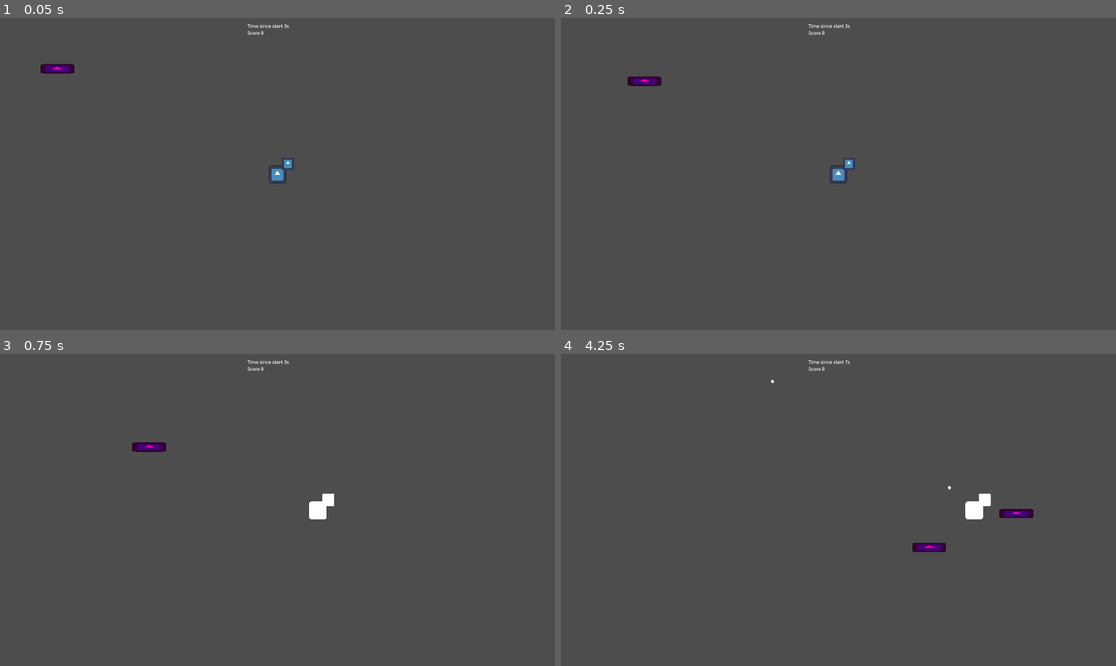
Above: before the commit, frames 1-4 (two rows, left to right).
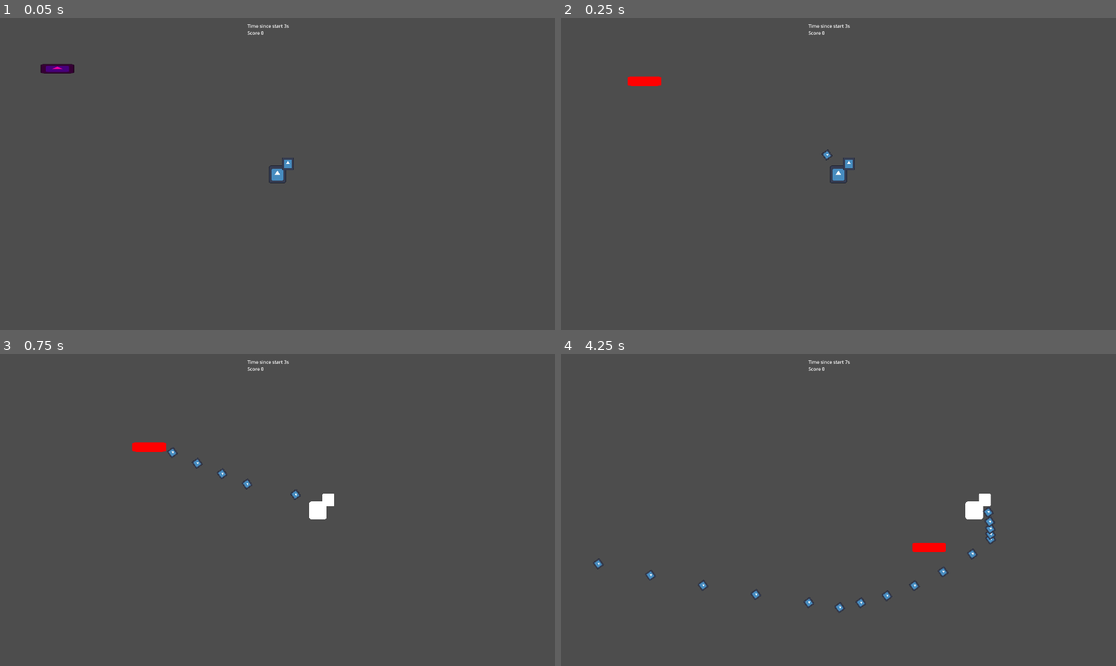
Above: after the commit, the same moments.

Repository: elVariable/gamejam
Game: Godot game, scene res://scenes/levels/main.tscn
Same seed, same stepped clock (60 frames per second), same inputs: the game is played once before the commit and once after it. The engine's default icon, where the game draws it, is replaced by a stand-in: a white triangle on a blue panel in a dark square.
Inputs:
- Up to frame 1 (0.05 s): no input
- Up to frame 2 (0.25 s): no input
- Up to frame 3 (0.75 s): hold D (Right) from 0.53 s (still down); tap U (Fire0) at 0.6 s
- Up to frame 4 (4.25 s): release D (Right) at 1.28 s; hold S (Down) 1.28-2.03 s; tap one key every 0.75 s from 1.35 s: I (Fire1) O (Fire2) P (Fire3) U (Fire0); hold D (Right) 2.03-2.78 s; hold W (Up) 2.78-3.53 s; hold A (Left) from 3.53 s (still down)

Frame 1 is identical in both runs. In frame 2, 0.2% of the frame differs, in the area x 12-49%, y 18-46%; in frame 3, 0.3%; in frame 4, 0.8%, in the area x 5-86%, y 8-84%.

Commit message:
Set direction to bullets

Diff:
--- a/scenes/prefabs/bullet.tscn
+++ b/scenes/prefabs/bullet.tscn
@@ -5,7 +5,9 @@
 
 [sub_resource type="RectangleShape2D" id="RectangleShape2D_ngqcb"]
 
-[node name="Bullet" type="CharacterBody2D"]
+[node name="Bullet" type="CharacterBody2D" groups=["Bullets"]]
+collision_layer = 4
+collision_mask = 2
 script = ExtResource("1_q2xto")
 
 [node name="CollisionShape2D" type="CollisionShape2D" parent="."]
--- a/scenes/prefabs/enemy.tscn
+++ b/scenes/prefabs/enemy.tscn
@@ -1,10 +1,13 @@
-[gd_scene load_steps=4 format=3 uid="uid://tn60djfck7wo"]
+[gd_scene load_steps=5 format=3 uid="uid://tn60djfck7wo"]
 
 [ext_resource type="Script" path="res://scripts/enemy.gd" id="1_trtck"]
 [ext_resource type="Texture2D" uid="uid://p22jssbmru7k" path="res://icon.svg" id="2_7qbv1"]
 
 [sub_resource type="RectangleShape2D" id="RectangleShape2D_27qgf"]
 size = Vector2(108, 30)
+
+[sub_resource type="RectangleShape2D" id="RectangleShape2D_qe55r"]
+size = Vector2(112.027, 35.6138)
 
 [node name="Enemy" type="CharacterBody2D" groups=["Enemies"]]
 collision_layer = 2
@@ -17,3 +20,16 @@
 
 [node name="CollisionShape2D" type="CollisionShape2D" parent="."]
 shape = SubResource("RectangleShape2D_27qgf")
+
+[node name="Area2D" type="Area2D" parent="."]
+rotation = 0.463648
+collision_layer = 2
+collision_mask = 4
+
+[node name="CollisionShape2D" type="CollisionShape2D" parent="Area2D"]
+position = Vector2(0.376336, -1.52712)
+rotation = -0.452129
+scale = Vector2(1, 1)
+shape = SubResource("RectangleShape2D_qe55r")
+
+[connection signal="body_entered" from="Area2D" to="." method="_on_area_2d_body_entered"]
--- a/scripts/enemy.gd
+++ b/scripts/enemy.gd
@@ -16,3 +16,9 @@
     var motion = direction * speed * delta
 
     move_and_collide(motion)
+
+
+func _on_area_2d_body_entered(_body):
+    print("Enemy: _on_collision_body_entered")
+    if _body.is_in_group("Bullets"):
+        queue_free()
--- a/scripts/player.gd
+++ b/scripts/player.gd
@@ -38,6 +38,6 @@
         modulate = Color(255, 255, 255)
 
 func _on_collision_body_entered(_body):
-    print("_on_collision_body_entered")
+    print("Player: _on_collision_body_entered")
     if _body.is_in_group("Enemies"):
         GameManager.add_score(-10)
--- a/scripts/weapon.gd
+++ b/scripts/weapon.gd
@@ -2,7 +2,7 @@
 
 var bullet_scene = load("scenes/prefabs/bullet.tscn")
 
-var base_spawn_time = 1
+var base_spawn_time = .1
 var base_spawn_rate = 1
 
 var cnt_spawn_time = base_spawn_time
@@ -18,20 +18,25 @@
         cnt_spawn_time -= delta
     else:
         for i in range(base_spawn_rate):
-            var bullet_instance = bullet_scene.instantiate()
-            add_child(bullet_instance)
-            bullet_instance.position = get_legit_spawn()
-            bullet_instance.direction = get_normalized_direction()
+            var direction = get_normalized_direction()
+            if direction:
+                var bullet_instance = bullet_scene.instantiate()
+                get_tree().root.add_child(bullet_instance)
+                bullet_instance.position = get_legit_spawn()
+                bullet_instance.direction = get_normalized_direction()
         cnt_spawn_time = base_spawn_time
 
 func get_legit_spawn():
-    return position
+    return global_position
 
 func get_normalized_direction():
     var enemy = get_closest_enemy_or_null()
 
-    var direction = (position - enemy.position).normalized()
-    return direction
+    if enemy:
+        var direction = (enemy.global_position - global_position).normalized()
+        return direction
+
+    return null
 
 func get_closest_enemy_or_null():
     var enemies = get_tree().get_nodes_in_group("Enemies")
@@ -46,4 +51,7 @@
             if (distance_to_this_enemy < distance_to_closest_enemy):
                 closest_enemy = e
 
+    if closest_enemy:
+        closest_enemy.modulate = Color(255, 0, 0)
+
     return closest_enemy
